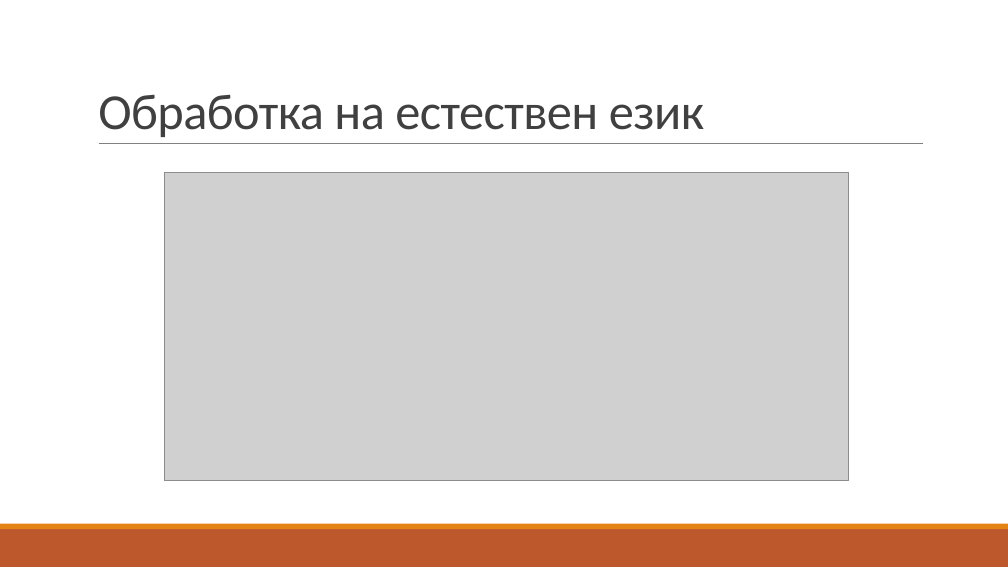
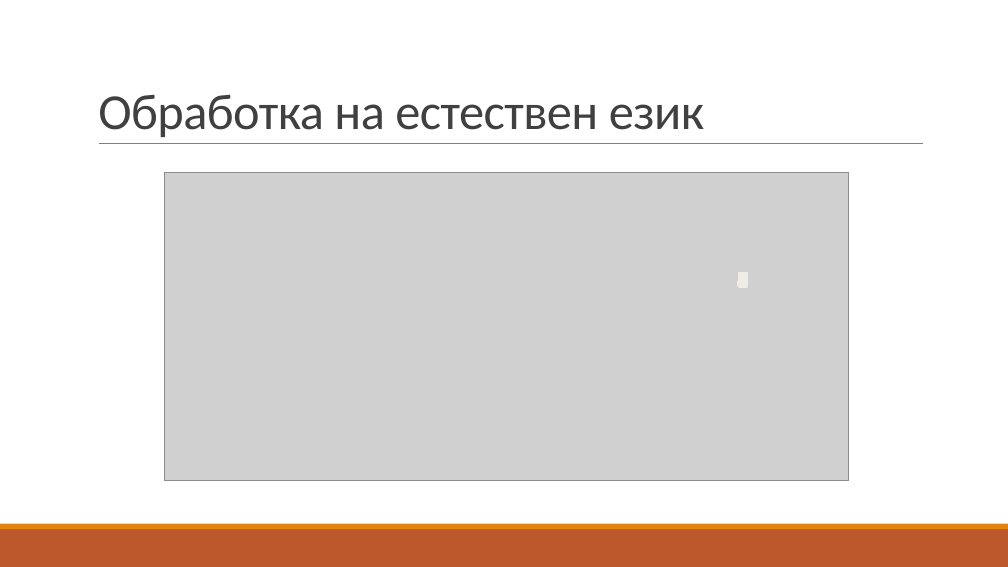
Before and after one commit to pgee-dzi2024/ThemePP_2605, a slide deck: slide 3 of DR/защита.pptx. Drawn at 1008x567 pixels with LibreOffice and Linux fonts; fonts in the diff are those of the drawing; grey boxes stand for pictures. Boxes give left, top, right and bottom in pixels: in the first picture for what was removed or moved away, otherwise in the second. Text is boxed around its words. In the diff, an @@ line names an element or a change of style, - is before the commit and + after.

```diff
--- a/DR/защита.pptx
+++ b/DR/защита.pptx
@@ rectangle added at box(737, 282, 741, 286), fill #F1ECE4, outline #F1ECE4 1.25 pt @@
@@ rectangle added at box(740, 272, 748, 287), fill #F1ECE4, outline #F1ECE4 1.25 pt @@
```
Also in this commit, not shown: 1 other file.
